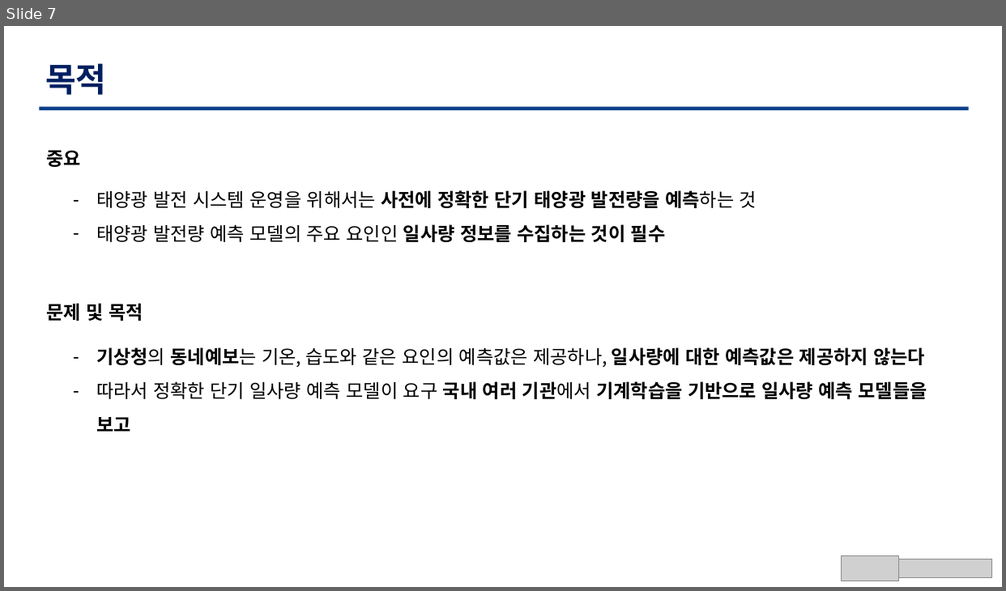
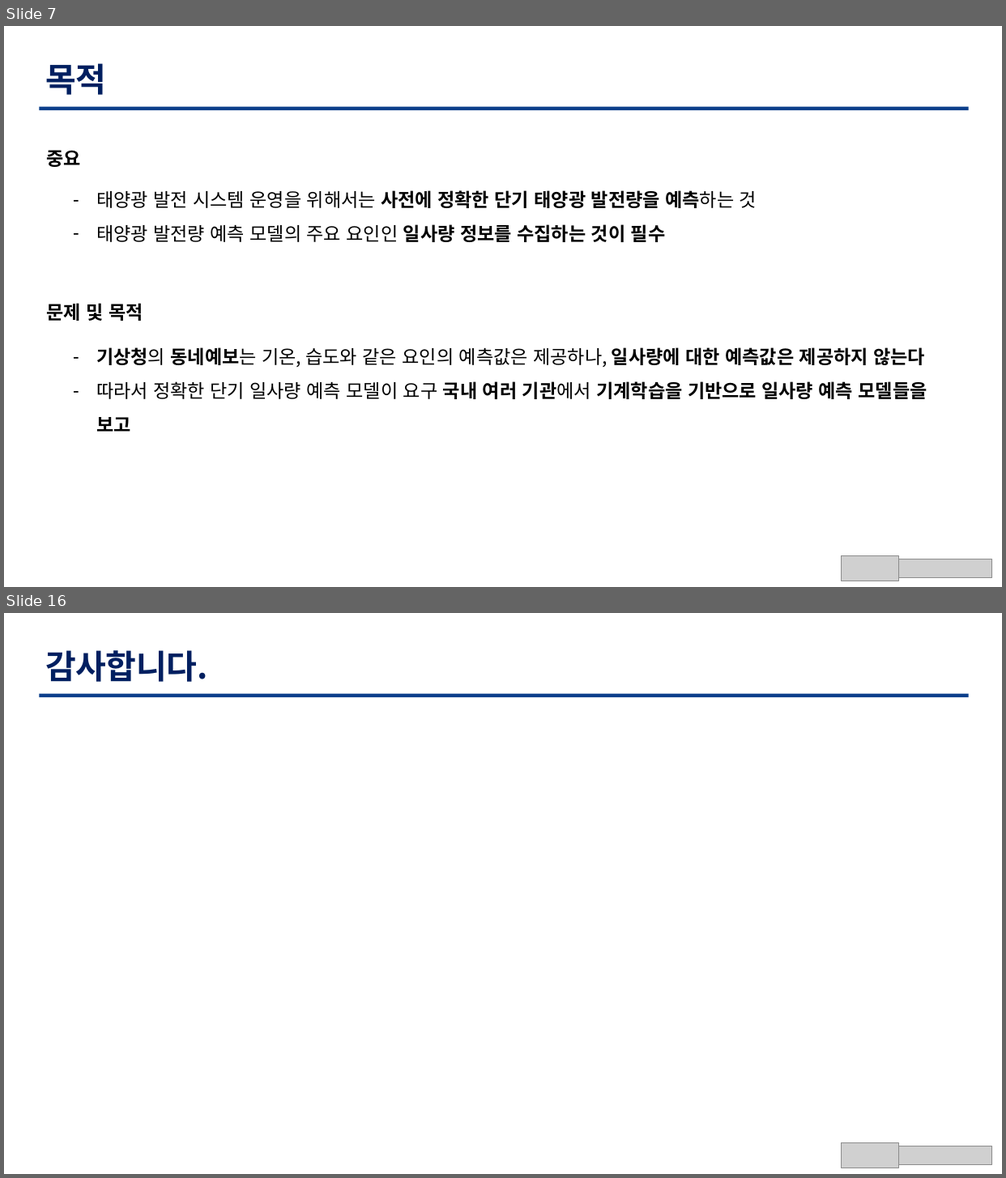
Before and after one commit to TaegyuHan/Solar_radiation_prediction_model, a slide deck: KICS_PT/[KICS] 동향 poster.pptx. Shown one above the other, each under a label of ours: slide 7 before the commit, slides 7 and 16 after it; the slides between them are not shown. The pictures are 1006x591 and 1006x1178 pixels, drawn with LibreOffice and Linux fonts; fonts in the diff are those of the drawing; grey boxes stand for pictures. Boxes give left, top, right and bottom in pixels: in the first picture for what was removed or moved away, otherwise in the second. Text is boxed around its words. In the diff, an @@ line names an element or a change of style, - is before the commit and + after.

```diff
--- a/KICS_PT/[KICS] 동향 poster.pptx
+++ b/KICS_PT/[KICS] 동향 poster.pptx
@@ slide 16 added at [4, 613, 1002, 1174], background #FFFFFF @@
@@ text added at [45, 650, 208, 682], 32 pt, text #001F60, bold @@
+감사합니다.
@@ freeform shape added at [39, 694, 969, 697], fill #0C3F8B @@
@@ picture added at [841, 1144, 898, 1169] @@
@@ picture added at [898, 1147, 992, 1165] @@
```
Also in this commit, not shown: 7 slides changed, 2 other slides added, 5 other files.
